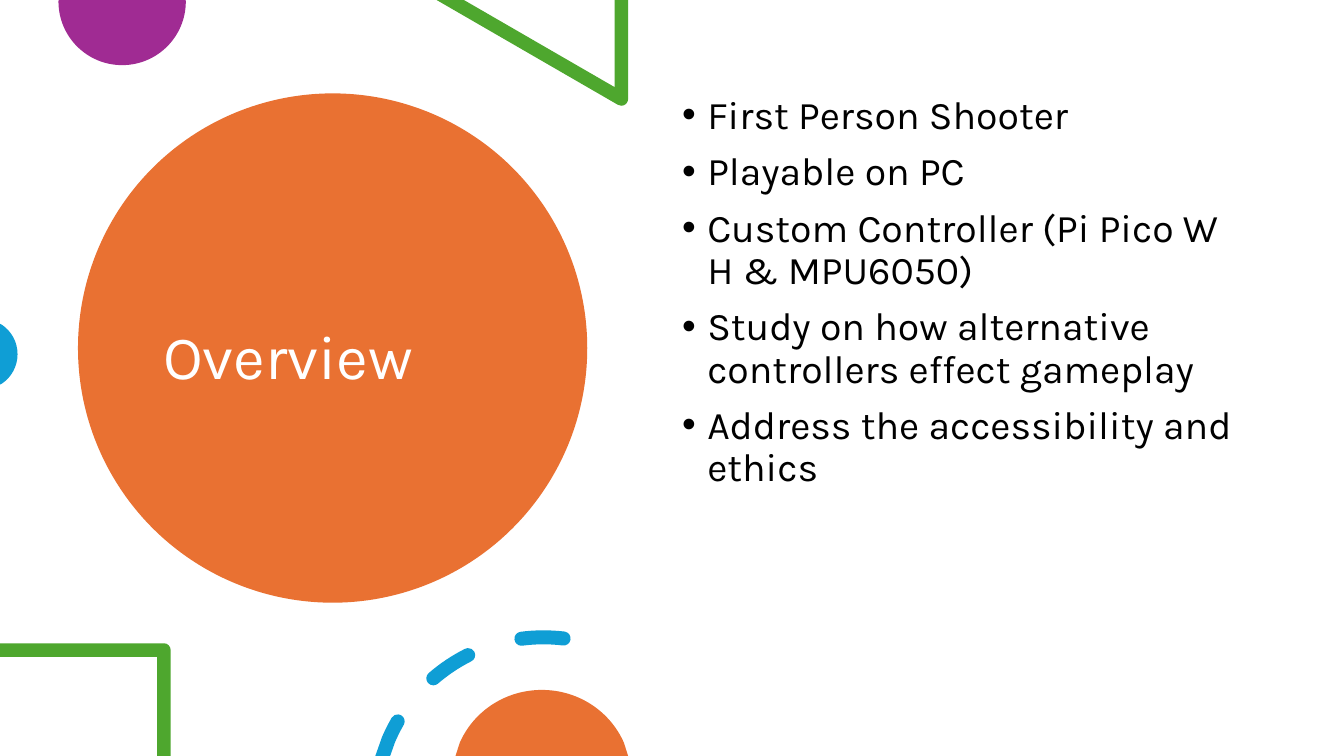
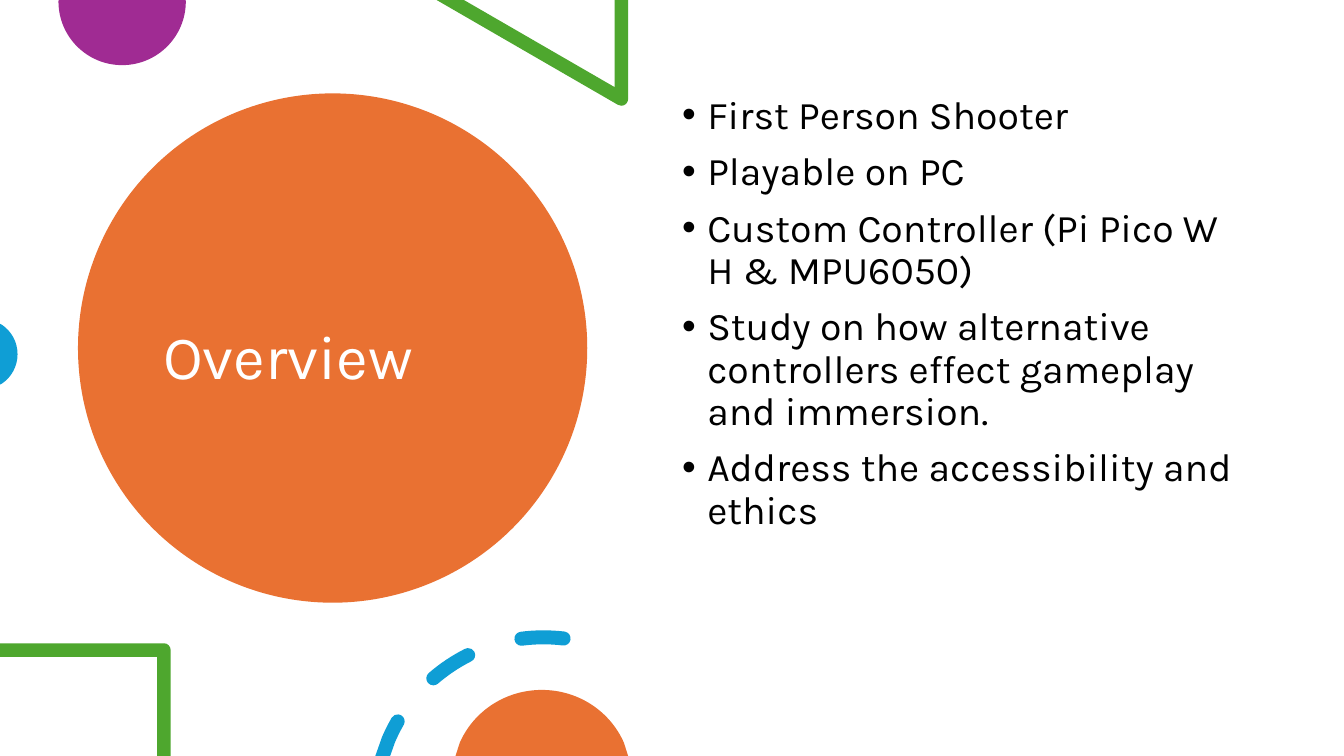
Before and after one commit to MamudRostam/Mamud_Final_Year_Project, a slide deck: slide 2 of A Study inAlternative GameControllers.pptx. Drawn at 1344x756 pixels with LibreOffice and Linux fonts; fonts in the diff are those of the drawing. Boxes give left, top, right and bottom in pixels: in the first picture for what was removed or moved away, otherwise in the second. Text is boxed around its words. In the diff, an @@ line names an element or a change of style, - is before the commit and + after.

```diff
--- a/A Study inAlternative GameControllers.pptx
+++ b/A Study inAlternative GameControllers.pptx
@@ text at <box>707,313,1194,426</box>: text changed @@
-• Study on how alternative controllers effect gameplay
+• Study on how alternative controllers effect gameplay and immersion.
```
Also in this commit, not shown: 1 other file.
